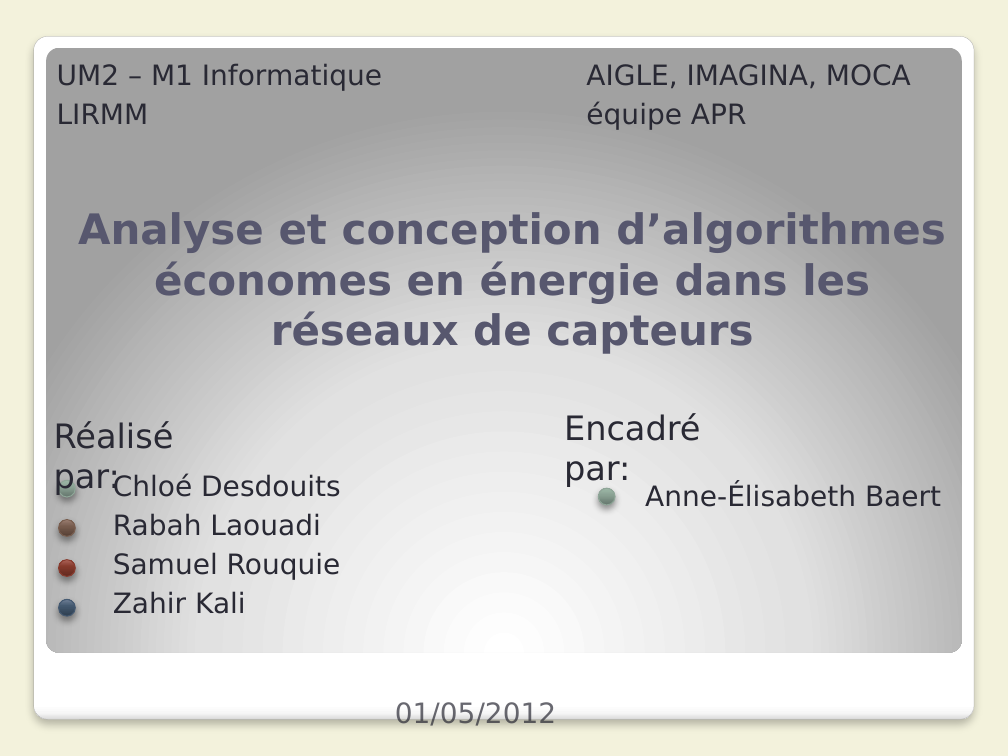
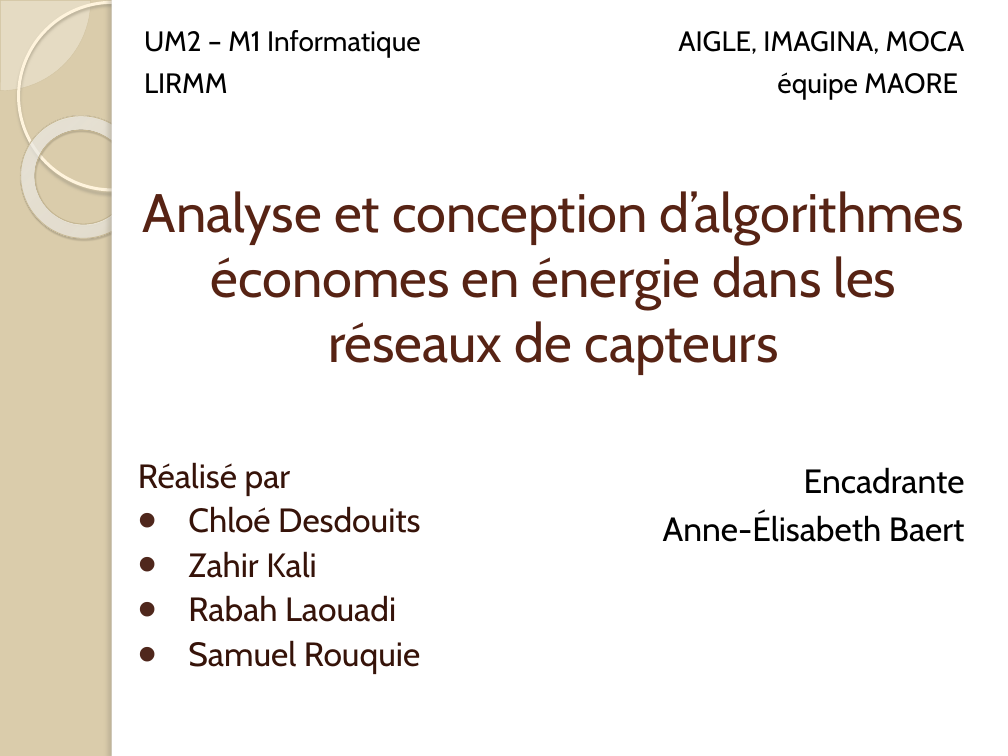
Before and after one commit to Patre/Energy-saving-in-sensors--networks, a slide deck: slide 1 of Redaction/Presentation/pres.pptx. Drawn at 1008x756 pixels with LibreOffice and Linux fonts; fonts in the diff are those of the drawing. Boxes give left, top, right and bottom in pixels: in the first picture for what was removed or moved away, otherwise in the second. Text is boxed around its words. In the diff, an @@ line names an element or a change of style, - is before the commit and + after.

```diff
--- a/Redaction/Presentation/pres.pptx
+++ b/Redaction/Presentation/pres.pptx
@@ background #F3F2DC to #DACCAB @@
@@ pie slice (boxed as its full ellipse) added at (0, 0, 91, 91), fill #FEFAF4 at 33% opacity, outline #D3C39F 0.25 pt @@
@@ ellipse added at (18, 2, 206, 190), outline #FFF5DE 2.15 pt @@
@@ rectangle added at (112, 0, 1008, 756), fill #FFFFFF @@
@@ rectangle added at (112, 0, 120, 756), fill #FFFFFF @@
@@ text "UM2 – M1 Informatique": place and size @@
-text "UM2 – M1 Informatique" at (57, 64, 382, 124)
+text "UM2 – M1 Informatique" at (144, 30, 421, 93)
@@ text "UM2 – M1 Informatique" at (144, 30, 421, 93): font DejaVu Sans to Cabin, text colour #292934 to #000000; indent changed; more space between paragraphs @@
@@ text "AIGLE, IMAGINA, MOCA": place and size @@
-text "AIGLE, IMAGINA, MOCA" at (586, 64, 911, 130)
+text "AIGLE, IMAGINA, MOCA" at (678, 31, 965, 100)
@@ rounded rectangle removed at (33, 36, 974, 720) @@
@@ rounded rectangle removed at (46, 47, 962, 652) @@
@@ text at (678, 31, 965, 54): font DejaVu Sans to Cabin, text colour #292934 to #000000 in "AIGLE, IMAGINA, MOCA"; alignment left to right; indent changed; more space between paragraphs @@
@@ text at (777, 72, 958, 100): text changed; font DejaVu Sans to Cabin; text colour #292934 to #000000 @@
-équipe APR
+équipe MAORE
@@ donut added at (0, 91, 169, 263), fill gradient #FFFCF6 to #FFFEFB to #F0D28E, outline #C7B893 0.58 pt @@
@@ title "Analyse et conception d’algorithmes économes ...": place and size @@
-title "Analyse et conception d’algorithmes économes ..." at (78, 212, 946, 354)
+title "Analyse et conception d’algorithmes économes ..." at (143, 191, 964, 374)
@@ title "Analyse et conception d’algorithmes économes ..." at (143, 191, 964, 374): size 30 to 38.7 pt, font DejaVu Sans to Cabin, text colour #57576E to #572314, bold off @@
@@ text removed at (564, 413, 701, 487) @@
-Encadré par:
@@ text removed at (54, 421, 174, 495) @@
-Réalisé par:
@@ subtitle "Réalisé par": place and size @@
-subtitle "Réalisé par" at (113, 473, 341, 614)
+subtitle "Réalisé par" at (138, 462, 420, 674)
@@ text "Encadrante": place and size @@
-text "Encadrante" at (645, 483, 941, 507)
+text "Encadrante" at (663, 467, 965, 542)
@@ subtitle at (138, 462, 291, 496): paragraph added @@
+Réalisé par
@@ text at (804, 467, 965, 494): paragraph added @@
+Encadrante
@@ ellipse removed at (58, 480, 76, 497) @@
@@ subtitle at (188, 506, 420, 674): size 20 to 24 pt, font DejaVu Sans to Cabin, text colour #292934 to #361309 in "Chloé Desdouits", "Rabah Laouadi", "Samuel Rouquie"; bullet none to •; line spacing 1 to 0.9; more space between paragraphs @@
@@ ellipse removed at (599, 488, 616, 505) @@
@@ ellipse removed at (58, 519, 76, 536) @@
@@ text at (663, 515, 965, 542): size 20 to 24 pt, font DejaVu Sans to Cabin, text colour #292934 to #000000 in "Anne-Élisabeth Baert"; alignment left to right; indent changed; more space between paragraphs @@
@@ ellipse removed at (58, 559, 76, 577) @@
@@ subtitle at (188, 551, 317, 578): paragraph added @@
+• Zahir Kali
@@ subtitle at (113, 591, 246, 614): paragraph removed @@
-Zahir Kali
@@ ellipse removed at (58, 600, 76, 617) @@
@@ text removed at (395, 700, 557, 726) @@
-01/05/2012
```
Also in this commit, not shown: 22 other slides changed, 5 slides added, 15 slides removed, 5 other files.
